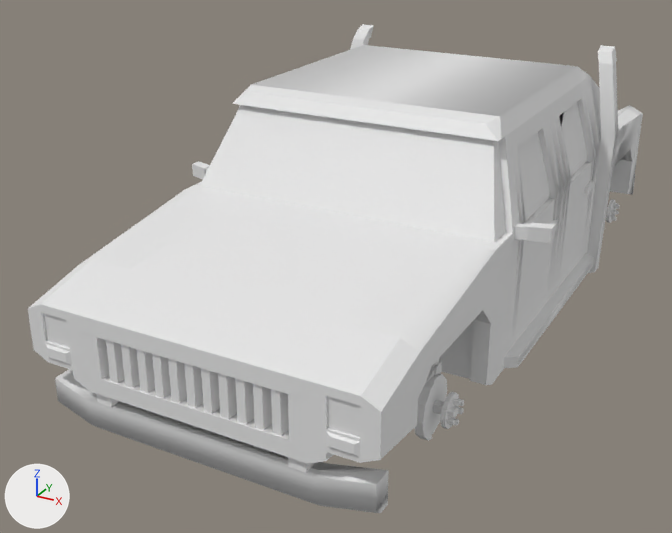
One commit to the OBJ model src/main/resources/assets/ivv/objmodels/vehicles/warthog.obj: the scene before it, then after it.
Before and after are seen from a camera (50 mm lens) standing at (3.18, -9.03, 3.38) and looking at (-0.49, -2.35, 0.04). Arrows for +X, +Y and +Z are at lower left; the lights stay in place. Materials are left out; every surface is plain grey. Where no turn or scale is listed for an object, it has been applied to the vertices. Vertices at the same position are counted once.

In view in the first picture: 'cube', 'doorfrontleft', 'doorrearleft', 'frontleftaxle', 'frontleftsteer', 'glass_translucent', 'glassfrontleft_translucent', 'glassrearleft_translucent', 'headlights', 'hood'.
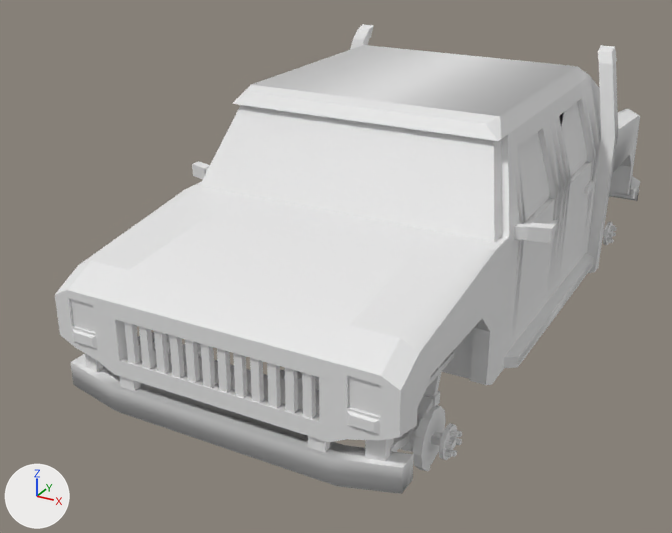
The change, as a diff of the scene's bpy script:
```diff
--- a/src/main/resources/assets/ivv/objmodels/vehicles/warthog.obj.py
+++ b/src/main/resources/assets/ivv/objmodels/vehicles/warthog.obj.py
@@ me_cube @@
-me_cube.from_pydata(...)  # 1016 vertices, 1124 faces; spans x -1.56..1.56, y -5.12..1.59, z -0.34..1.81
+me_cube.from_pydata(...)  # 1014 vertices, 1112 faces; spans x -1.56..1.56, y -4.89..1.47, z -0.34..1.81
+# me_cube part 1: the loose piece of 8 vertices spanning x -0.53..-0.47, y -5.11..-4.97, z 0.23..0.61 is scaled about its middle by (1, 0.333, 1), then moved by (-0.06, 0.2, 0.0)
+# me_cube part 2: the loose piece of 8 vertices spanning x -0.41..-0.34, y -5.11..-4.97, z 0.23..0.61 is scaled about its middle by (1, 0.333, 1), then moved by (-0.06, 0.2, 0.0)
+# me_cube part 3: the loose piece of 8 vertices spanning x 0.09..0.16, y -5.11..-4.97, z 0.23..0.61 is scaled about its middle by (1, 0.333, 1), then moved by (-0.06, 0.2, 0.0)
+# me_cube part 4: the loose piece of 8 vertices spanning x -0.03..0.03, y -5.11..-4.97, z 0.23..0.61 is scaled about its middle by (1, 0.333, 1), then moved by (-0.06, 0.2, 0.0)
+# me_cube part 5: the loose piece of 8 vertices spanning x -0.28..-0.22, y -5.11..-4.97, z 0.23..0.61 is scaled about its middle by (1, 0.333, 1), then moved by (-0.06, 0.2, 0.0)
+# me_cube part 6: the loose piece of 8 vertices spanning x -0.16..-0.09, y -5.11..-4.97, z 0.23..0.61 is scaled about its middle by (1, 0.333, 1), then moved by (-0.06, 0.2, 0.0)
+# me_cube part 7: the loose piece of 8 vertices spanning x 0.47..0.53, y -5.11..-4.97, z 0.23..0.61 is scaled about its middle by (1, 0.333, 1), then moved by (-0.06, 0.2, 0.0)
+# me_cube part 8: the loose piece of 8 vertices spanning x 0.34..0.41, y -5.11..-4.97, z 0.23..0.61 is scaled about its middle by (1, 0.333, 1), then moved by (-0.06, 0.2, 0.0)
+# me_cube part 9: the loose piece of 8 vertices spanning x 0.22..0.28, y -5.11..-4.97, z 0.23..0.61 is scaled about its middle by (1, 0.333, 1), then moved by (-0.06, 0.2, 0.0)
+# me_cube part 10: the loose piece of 8 vertices spanning x -0.66..-0.59, y -5.11..-4.97, z 0.23..0.61 is scaled about its middle by (1, 0.333, 1), then moved by (-0.06, 0.2, 0.0)
+# me_cube part 11: the loose piece of 8 vertices spanning x 0.59..0.66, y -5.11..-4.97, z 0.23..0.61 is scaled about its middle by (1, 0.333, 1), then moved by (-0.06, 0.2, 0.0)
+# me_cube part 12: the loose piece of 8 vertices spanning x 0.59..0.66, y -5.11..-4.97, z 0.23..0.61 is copied, and the copy is scaled about its middle by (1, 0.333, 1), then moved by (0.06, 0.2, 0.0); it spans x 0.66..0.72, y -4.86..-4.81, z 0.23..0.61
+# me_cube part 13: a new loose piece, a box spanning x 0.688..0.812, y -4.859..-4.797, z 0.031..0.125
+# me_cube part 14: a new loose piece, a box spanning x -0.812..-0.688, y -4.859..-4.797, z 0.031..0.125
+# me_cube part 15: the loose piece of 24 vertices spanning x -1.25..1.25, y -5.11..-4.88, z -0.22..0.06 is rebuilt with 24 vertices and now spans x -1.31..1.31, y -4.89..-4.66, z -0.22..0.06
+# me_cube part 16: the loose piece of 12 vertices spanning x -1.28..1.28, y 1.34..1.59, z -0.16..0.08 is rebuilt with 12 vertices and now spans x -1.38..1.38, y 1.16..1.47, z -0.16..0.08
+# me_cube part 17: the loose piece of 8 vertices spanning x -0.81..-0.69, y -5.09..-4.97, z 0.03..0.13 is deleted
+# me_cube part 18: the loose piece of 8 vertices spanning x 0.69..0.81, y -5.09..-4.97, z 0.03..0.13 is deleted
+# me_cube part 19: 69 vertices moved from x -1.31..1.31, y -5.12..-2.8, z 0.1..1.56 to x -1.31..1.31, y -4.88..-2.73, z 0.1..1.56; 53 vertices removed from x -1.31..1.31, y -5.12..-3.38, z 0.16..0.67; 65 vertices added at x -1.31..1.31, y -4.88..-3.38, z 0.02..0.67
+# me_cube part 20: 51 vertices moved from x -1.31..1.31, y -0.31..1.56, z -0.34..0.91 to x -1.31..1.31, y -0.25..1.38, z -0.28..0.91; 60 vertices removed from x -1.31..1.31, y -0.44..1.44, z 0.0..0.94; 38 vertices added at x -1.31..1.31, y -0.25..1.25, z 0.0..0.5
@@ me_frontleftsteer @@
 me_frontleftsteer.from_pydata(...)  # 94 vertices, 128 faces; spans x 0.906..1.188, y -4.234..-3.781, z -0.219..0.219
+# me_frontleftsteer part 21: the whole mesh is moved by (0.0, 0.0, -0.25)
@@ me_headlights @@
 me_headlights.from_pydata(...)  # 16 vertices, 12 faces; spans x -1.19..1.19, y -5.11..-5.03, z 0.41..0.64
+# me_headlights part 22: the whole mesh is moved by (0.0, 0.24, 0.0)
@@ me_hood @@
 me_hood.from_pydata(...)  # 12 vertices, 11 faces; spans x -0.84..0.84, y -4.94..-3.38, z 0.67..0.94
+# me_hood part 23
+for i in [*range(8, 12)]: me_hood.vertices[i].co += Vector((0.0, 0.16, 0.0))
```

Location of each change, [x1, y1, x2, y2] in pixels of the pictures (672 x 533 px; the box of a moved part takes in the faces that stretch with it):
'cube', reshaped
    before: [28, 24, 643, 513]
    after: [55, 24, 640, 494]
'hood', reshaped (7% shorter)
    before: [99, 199, 433, 359]
    after: [115, 199, 433, 347]
'headlights', mesh moved
    before: [43, 313, 361, 437]
    after: [70, 299, 381, 416]
'frontleftsteer', mesh moved
    before: [415, 373, 447, 441]
    after: [400, 405, 446, 471]
part 1 of me_cube, moved or reshaped
    before: [121, 345, 140, 388]
    after: [139, 326, 155, 369]
part 2 of me_cube, moved or reshaped
    before: [136, 349, 155, 393]
    after: [154, 331, 169, 373]
part 3 of me_cube, moved or reshaped
    before: [201, 368, 220, 413]
    after: [217, 349, 231, 392]
part 4 of me_cube, moved or reshaped
    before: [184, 363, 203, 408]
    after: [201, 344, 215, 388]
part 5 of me_cube, moved or reshaped
    before: [152, 354, 171, 398]
    after: [169, 335, 185, 378]
part 6 of me_cube, moved or reshaped
    before: [168, 359, 187, 403]
    after: [185, 339, 200, 383]
part 7 of me_cube, moved or reshaped
    before: [253, 384, 272, 430]
    after: [267, 363, 281, 408]
part 8 of me_cube, moved or reshaped
    before: [235, 379, 254, 424]
    after: [250, 358, 264, 402]
part 9 of me_cube, moved or reshaped
    before: [218, 373, 237, 419]
    after: [233, 353, 248, 398]
part 10 of me_cube, moved or reshaped
    before: [106, 340, 125, 383]
    after: [124, 322, 140, 364]
part 11 of me_cube, moved or reshaped
    before: [271, 389, 289, 436]
    after: [284, 367, 298, 413]
part 12 of me_cube, added
    after: [302, 373, 316, 418]
part 13 of me_cube, added
    after: [308, 436, 330, 452]
part 14 of me_cube, added
    after: [119, 376, 141, 391]
part 15 of me_cube, rebuilt
    before: [55, 369, 389, 513]
    after: [71, 354, 414, 494]
part 16 of me_cube, rebuilt
    before: [630, 176, 635, 195]
    after: [609, 176, 640, 201]
part 17 of me_cube, deleted
    before: [96, 394, 119, 407]
part 18 of me_cube, deleted
    before: [288, 457, 315, 473]
part 19 of me_cube, moved or reshaped
    before: [28, 106, 520, 464]
    after: [55, 133, 520, 461]
part 20 of me_cube, moved or reshaped
    before: [613, 105, 643, 194]
    after: [612, 109, 640, 196]
part 23 of me_hood, moved or reshaped
    before: [99, 270, 348, 359]
    after: [115, 270, 348, 347]
